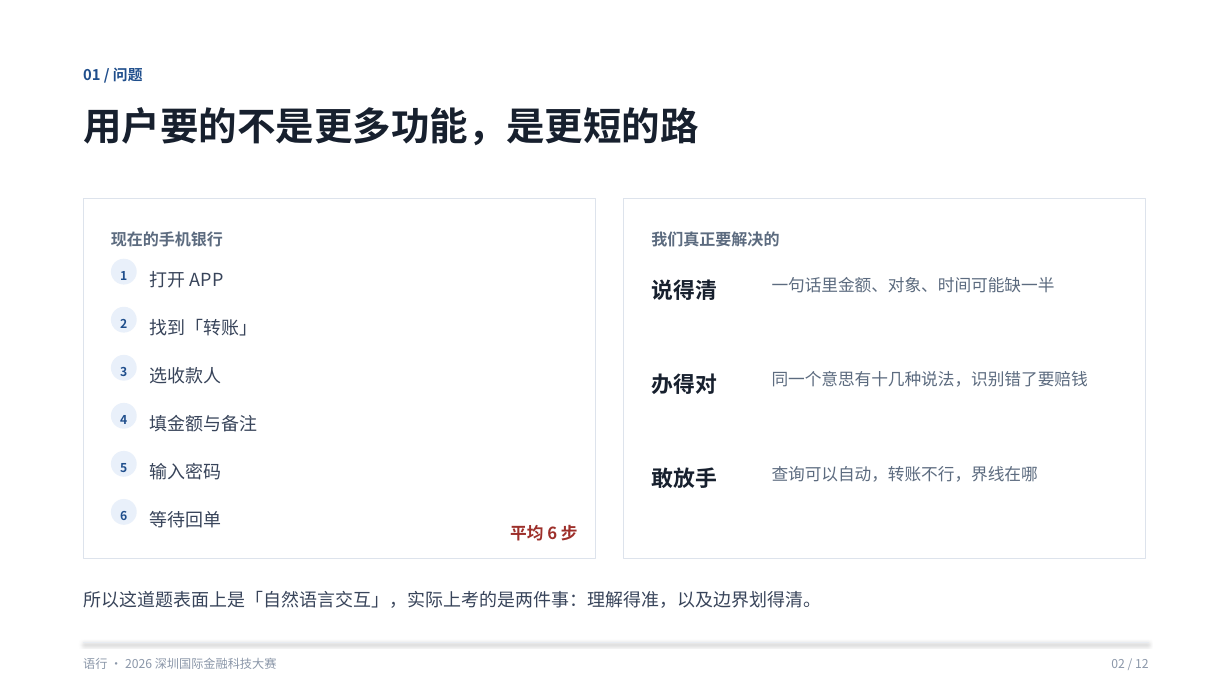
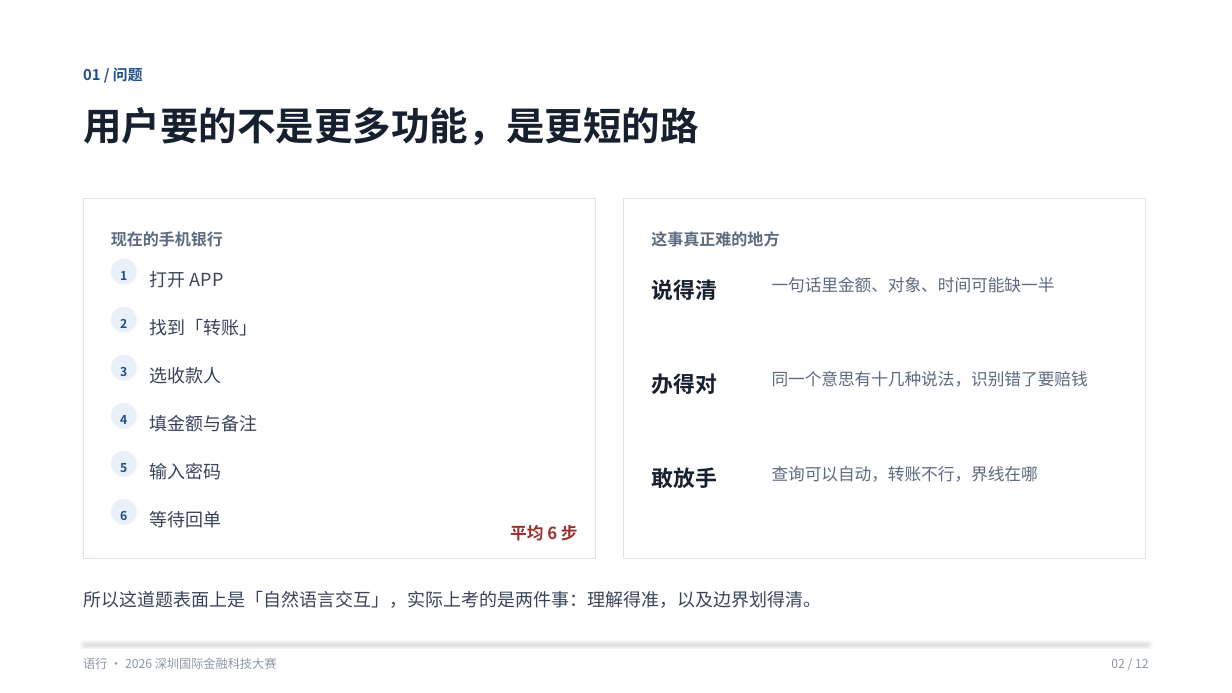
Before and after one commit to isAXya/fintechathon-agent, a slide deck: slide 2 of docs/语行-答辩PPT.pptx. Drawn at 1232x693 pixels with LibreOffice and Linux fonts; fonts in the diff are those of the drawing. Boxes give left, top, right and bottom in pixels: in the first picture for what was removed or moved away, otherwise in the second. Text is boxed around its words. In the diff, an @@ line names an element or a change of style, - is before the commit and + after.

Commit message:
docs: PPT 去企业口吻(我们→我、删营销排比与口号)、技术文档去刻意;安全自评报告已确认无套话

```diff
--- a/docs/语行-答辩PPT.pptx
+++ b/docs/语行-答辩PPT.pptx
@@ text at box(651, 231, 779, 247): text changed @@
-我们真正要解决的
+这事真正难的地方
```
Also in this commit, not shown: 6 other slides changed, 2 other files.
